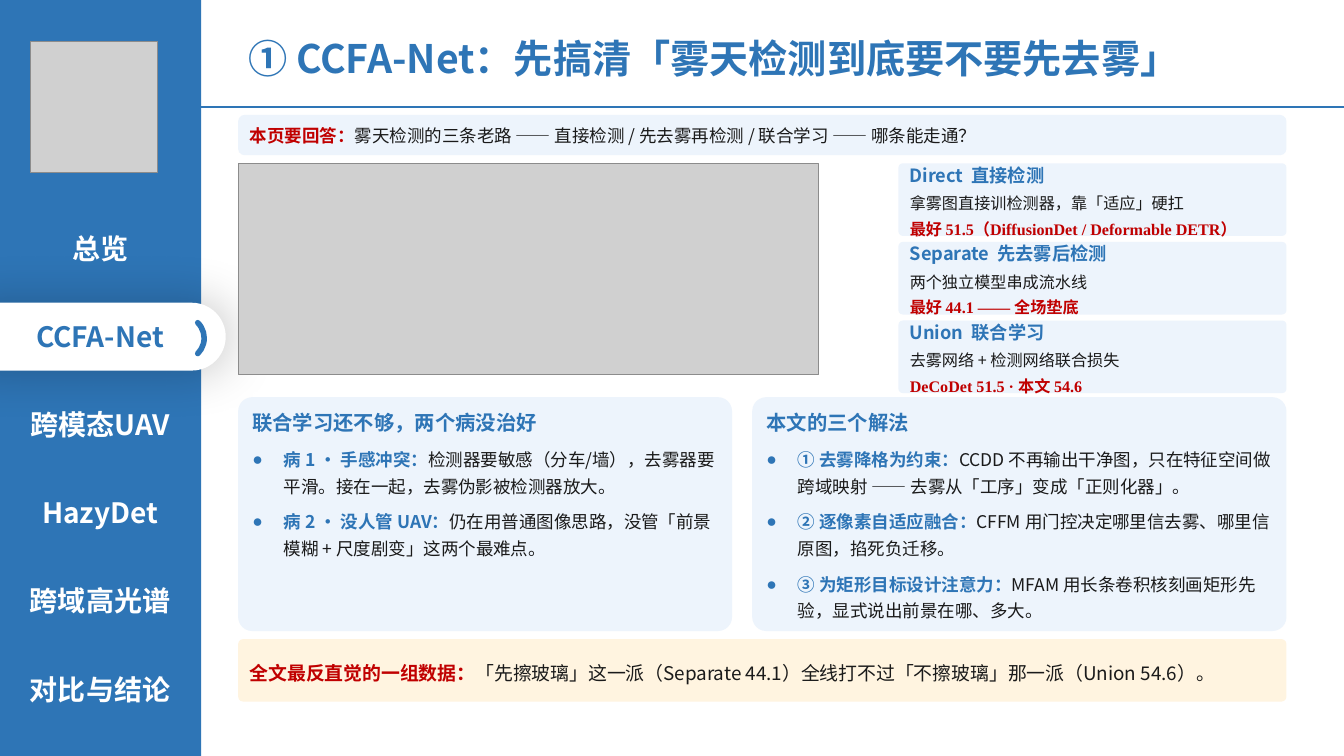
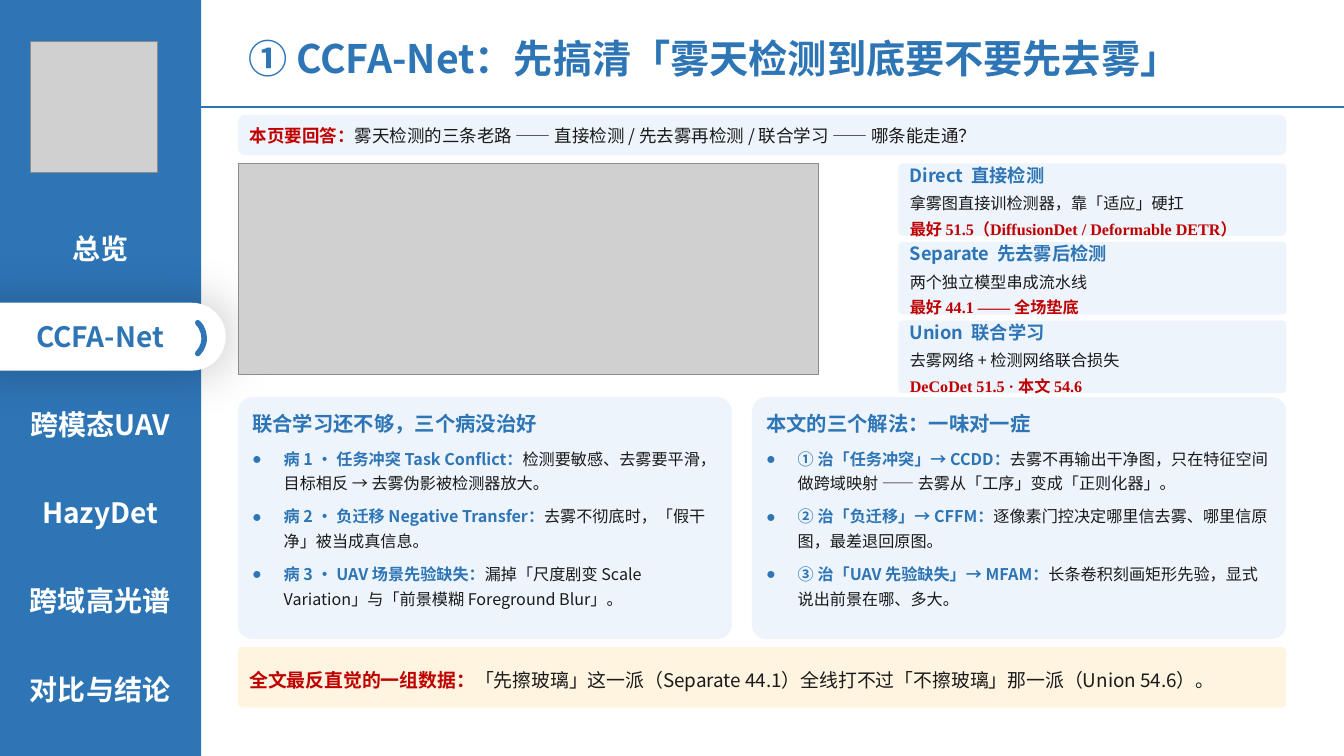
Before and after one commit to 139876/paper-notes, a slide deck: slide 5 of 论文精读/3-HazyDet精读/附件/四篇论文-组会汇报.pptx. Drawn at 1344x756 pixels with LibreOffice and Linux fonts; fonts in the diff are those of the drawing; grey boxes stand for pictures. Boxes give left, top, right and bottom in pixels: in the first picture for what was removed or moved away, otherwise in the second. Text is boxed around its words. In the diff, an @@ line names an element or a change of style, - is before the commit and + after.

```diff
--- a/论文精读/3-HazyDet精读/附件/四篇论文-组会汇报.pptx
+++ b/论文精读/3-HazyDet精读/附件/四篇论文-组会汇报.pptx
@@ rounded rectangle "联合学习还不够，三个病没治好": place and size @@
-rounded rectangle "联合学习还不够，三个病没治好" at <box>238,397,732,631</box>
+rounded rectangle "联合学习还不够，三个病没治好" at <box>238,397,732,639</box>
@@ text in rounded rectangle at <box>252,413,716,609</box>: text changed; size 12.5 to 11.5 pt @@
-联合学习还不够，两个病没治好
-● 病 1 · 手感冲突：检测器要敏感（分车/墙），去雾器要平滑。接在一起，去雾伪影被检测器放大。
-● 病 2 · 没人管 UAV：仍在用普通图像思路，没管「前景模糊 + 尺度剧变」这两个最难点。
+联合学习还不够，三个病没治好
+● 病 1 · 任务冲突 Task Conflict：检测要敏感、去雾要平滑，目标相反 → 去雾伪影被检测器放大。
+● 病 2 · 负迁移 Negative Transfer：去雾不彻底时，「假干净」被当成真信息。
+● 病 3 · UAV 场景先验缺失：漏掉「尺度剧变 Scale Variation」与「前景模糊 Foreground Blur」。
@@ rounded rectangle "本文的三个解法：一味对一症": place and size @@
-rounded rectangle "本文的三个解法：一味对一症" at <box>752,397,1287,631</box>
+rounded rectangle "本文的三个解法：一味对一症" at <box>752,397,1287,639</box>
@@ text in rounded rectangle at <box>766,413,1268,607</box>: text changed; size 12.5 to 11.5 pt @@
-本文的三个解法
-● ① 去雾降格为约束：CCDD 不再输出干净图，只在特征空间做跨域映射 —— 去雾从「工序」变成「正则化器」。
-● ② 逐像素自适应融合：CFFM 用门控决定哪里信去雾、哪里信原图，掐死负迁移。
-● ③ 为矩形目标设计注意力：MFAM 用长条卷积核刻画矩形先验，显式说出前景在哪、多大。
+本文的三个解法：一味对一症
+● ① 治「任务冲突」→ CCDD：去雾不再输出干净图，只在特征空间做跨域映射 —— 去雾从「工序」变成「正则化器」。
+● ② 治「负迁移」→ CFFM：逐像素门控决定哪里信去雾、哪里信原图，最差退回原图。
+● ③ 治「UAV 先验缺失」→ MFAM：长条卷积刻画矩形先验，显式说出前景在哪、多大。
@@ rounded rectangle "全文最反直觉的一组数据：「先擦玻璃」这一派（Separate 44.1）全线打不过「不擦玻璃」那一派（Union 54. ...": place and size @@
-rounded rectangle "全文最反直觉的一组数据：「先擦玻璃」这一派（Separate 44.1）全线打不过「不擦玻璃」那一派（Union 54. ..." at <box>238,639,1287,702</box>
+rounded rectangle "全文最反直觉的一组数据：「先擦玻璃」这一派（Separate 44.1）全线打不过「不擦玻璃」那一派（Union 54. ..." at <box>238,647,1287,708</box>
```
Also in this commit, not shown: 12 other slides changed, 1 slide removed.
